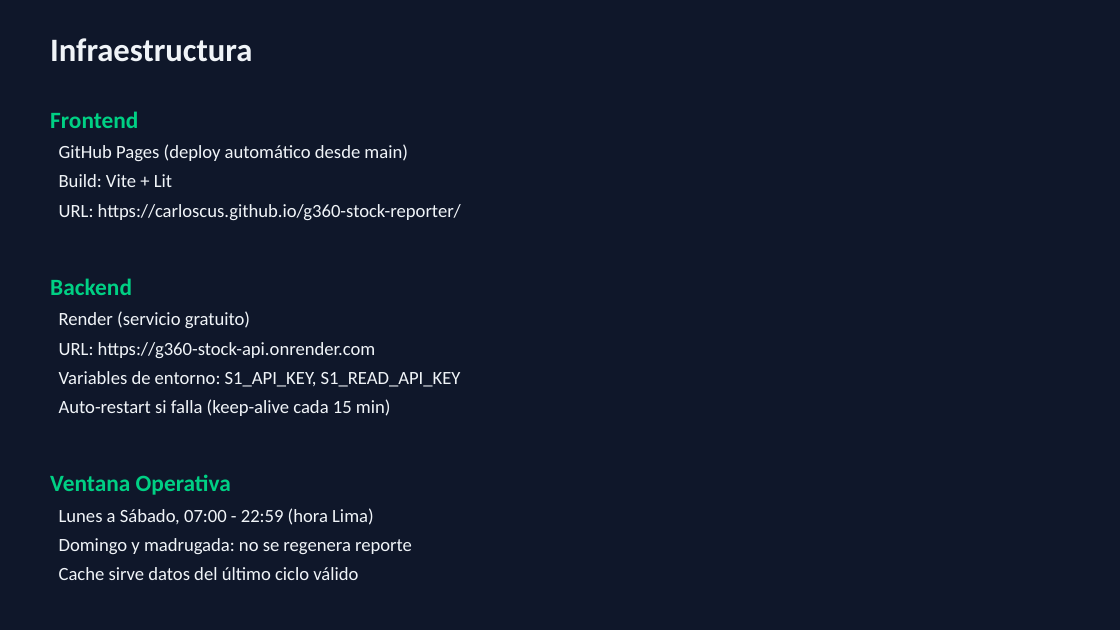
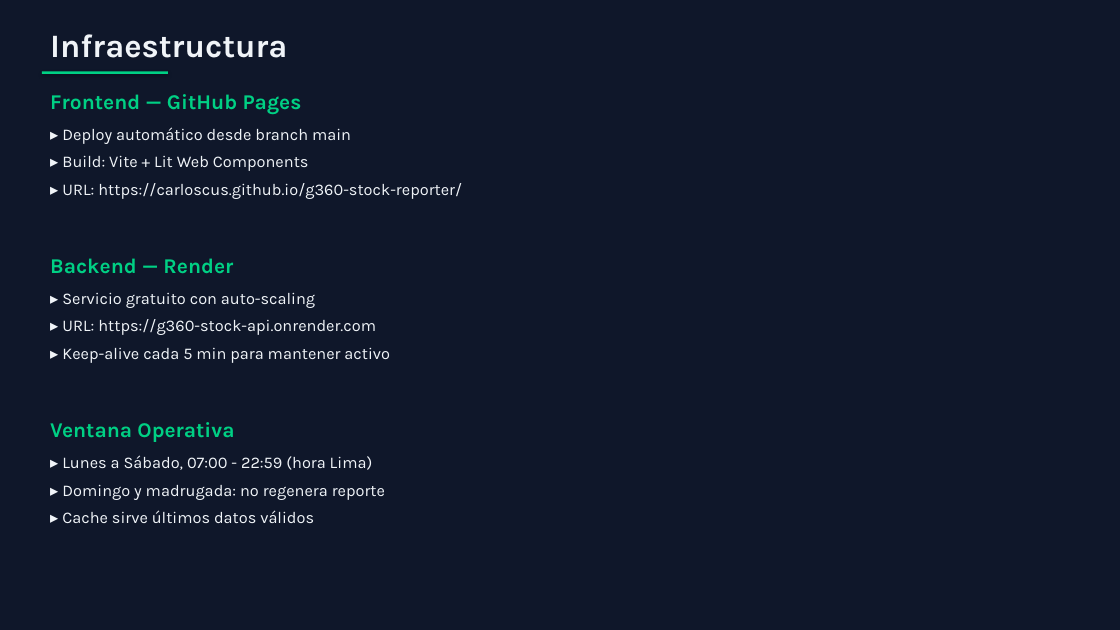
Before and after one commit to carloscus/g360-stock-reporter, a slide deck: slide 21 of StockPulse_Manual_Tecnico.pptx. Drawn at 1120x630 pixels with LibreOffice and Linux fonts; fonts in the diff are those of the drawing. Boxes give left, top, right and bottom in pixels: in the first picture for what was removed or moved away, otherwise in the second. Text is boxed around its words. In the diff, an @@ line names an element or a change of style, - is before the commit and + after.

Commit message:
docs: improved PPTX design with better typography and spacing

```diff
--- a/StockPulse_Manual_Tecnico.pptx
+++ b/StockPulse_Manual_Tecnico.pptx
@@ text "Infraestructura" at bbox=[50, 34, 287, 58]: font Calibri to Karla @@
@@ text "Frontend — GitHub Pages": place and size @@
-text "Frontend — GitHub Pages" at bbox=[50, 111, 461, 580]
+text "Frontend — GitHub Pages" at bbox=[50, 94, 462, 523]
@@ rectangle added at bbox=[42, 71, 168, 74], fill #00D084 @@
@@ text at bbox=[50, 94, 462, 363]: text changed; size 16 to 14 pt; font Calibri to Karla @@
-Frontend
-GitHub Pages (deploy automático desde main)
-Build: Vite + Lit
-URL: https://carloscus.github.io/g360-stock-reporter/
-Backend
-Render (servicio gratuito)
-URL: https://g360-stock-api.onrender.com
-Variables de entorno: S1_API_KEY, S1_READ_API_KEY
-Auto-restart si falla (keep-alive cada 15 min)
+Frontend — GitHub Pages
+▸ Deploy automático desde branch main
+▸ Build: Vite + Lit Web Components
+▸ URL: https://carloscus.github.io/g360-stock-reporter/
+Backend — Render
+▸ Servicio gratuito con auto-scaling
+▸ URL: https://g360-stock-api.onrender.com
+▸ Keep-alive cada 5 min para mantener activo
@@ text at bbox=[50, 422, 234, 442]: size 20 to 18 pt, font Calibri to Karla in "Ventana Operativa"; more space between paragraphs @@
@@ text at bbox=[62, 455, 385, 523]: text changed; size 16 to 14 pt; font Calibri to Karla @@
-Lunes a Sábado, 07:00 - 22:59 (hora Lima)
-Domingo y madrugada: no se regenera reporte
-Cache sirve datos del último ciclo válido
+▸ Lunes a Sábado, 07:00 - 22:59 (hora Lima)
+▸ Domingo y madrugada: no regenera reporte
+▸ Cache sirve últimos datos válidos
```
Also in this commit, not shown: 25 other slides changed, 1 other file.
